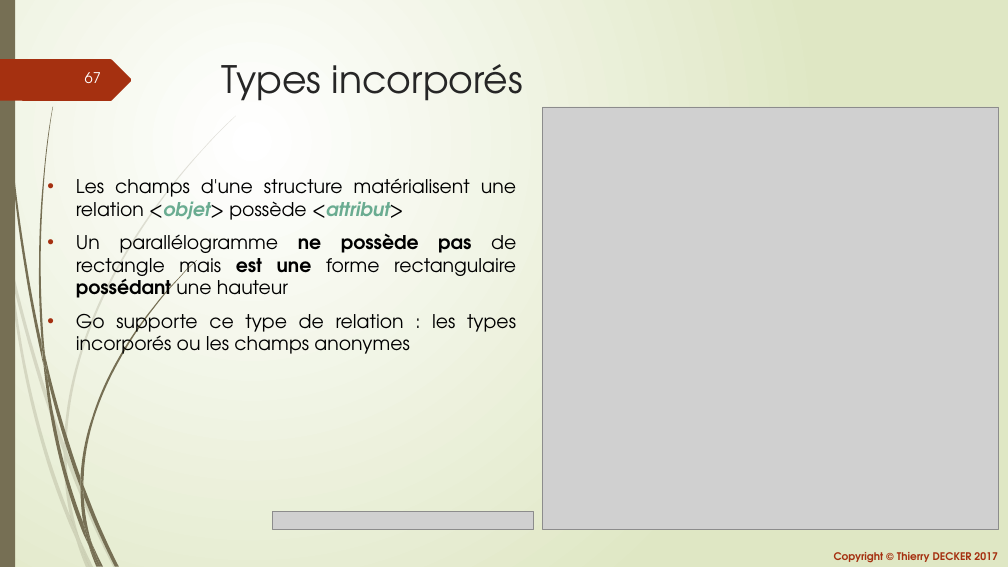
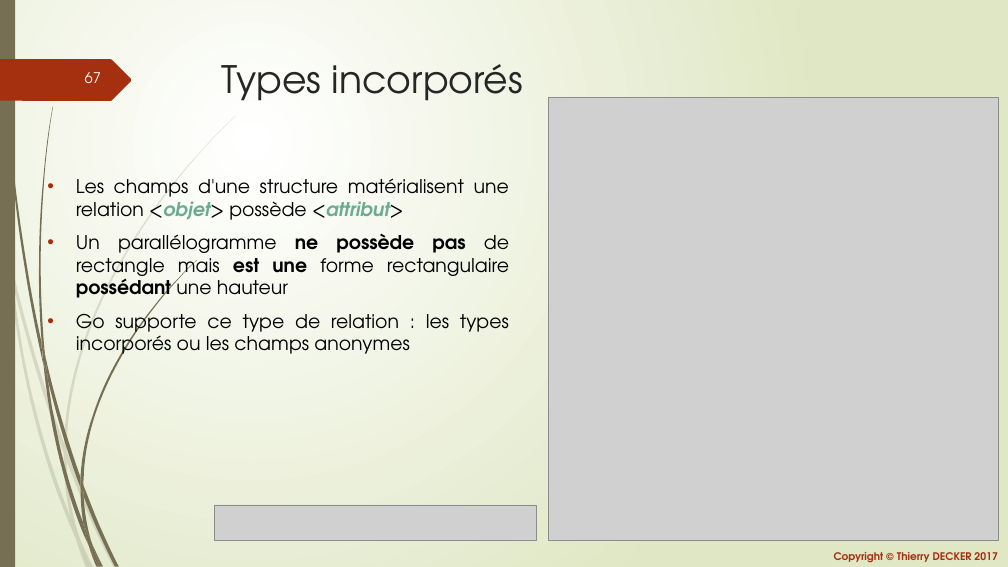
Before and after one commit to thierrydecker/learning-go, a slide deck: slide 67 of documentations/learning-go.pptx. Drawn at 1008x567 pixels with LibreOffice and Linux fonts; fonts in the diff are those of the drawing; grey boxes stand for pictures. Boxes give left, top, right and bottom in pixels: in the first picture for what was removed or moved away, otherwise in the second. Text is boxed around its words. In the diff, an @@ line names an element or a change of style, - is before the commit and + after.

Commit message:
Updated embeded types

```diff
--- a/documentations/learning-go.pptx
+++ b/documentations/learning-go.pptx
@@ picture: place and size @@
-picture at <box>543,107,999,529</box>
+picture at <box>548,98,998,541</box>
@@ text "Les champs d'une structure matérialisent ..." rewrapped from <box>76,178,516,359</box> to <box>76,178,509,359</box> @@
@@ picture added at <box>215,505,537,541</box> @@
@@ picture removed at <box>273,512,534,530</box> @@
```
Also in this commit, not shown: 2 other files.
